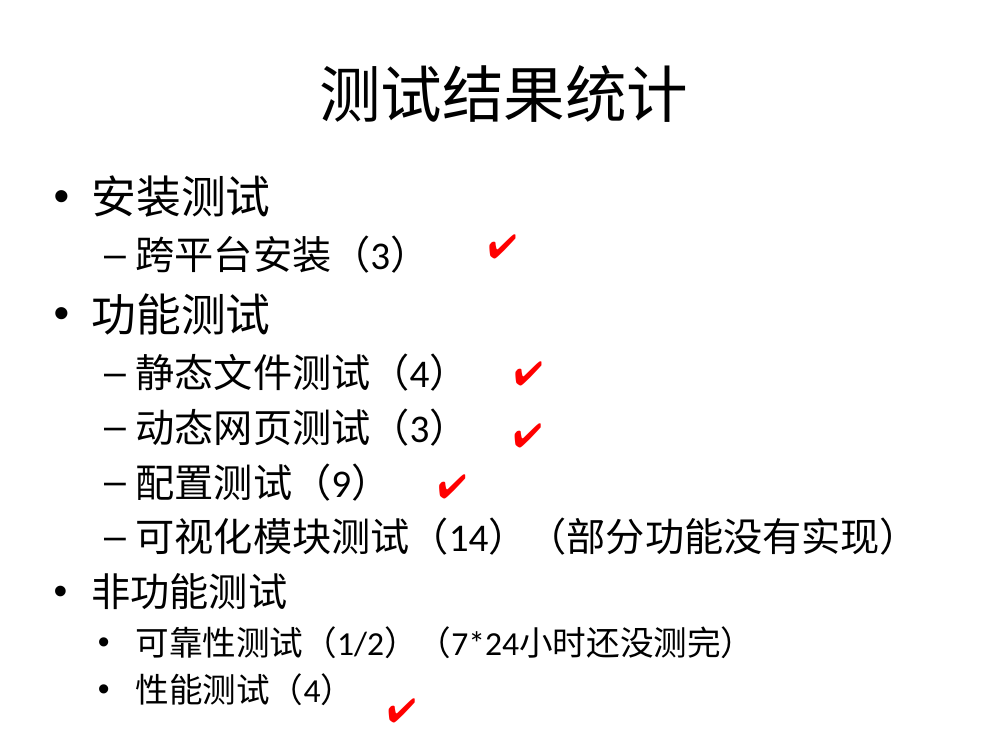
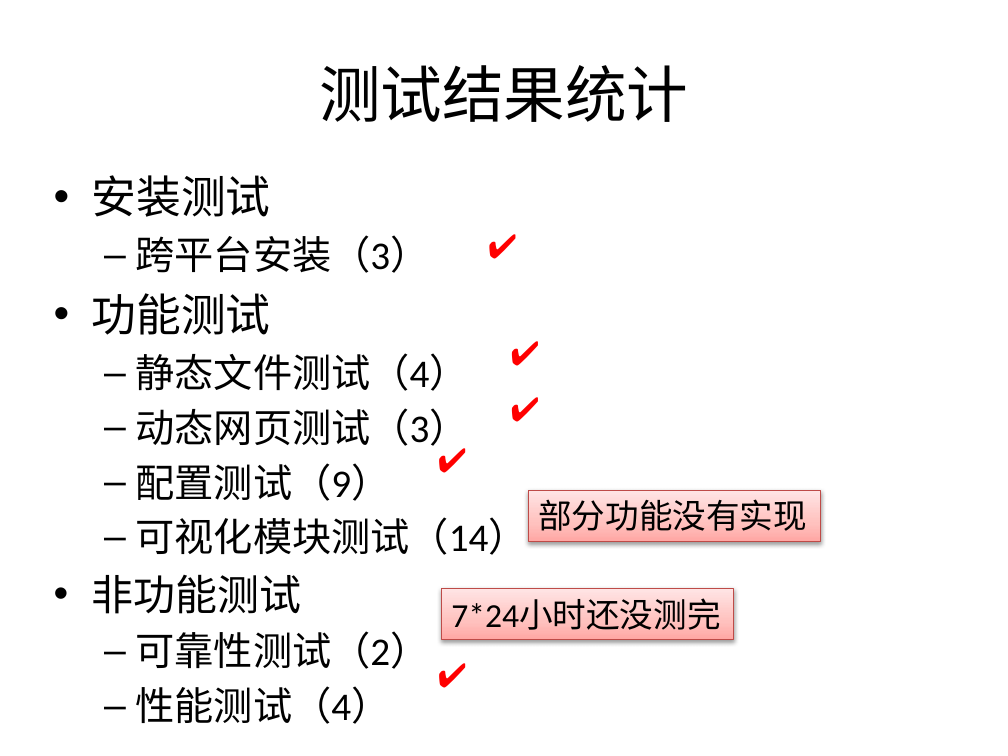
Before and after one commit to bhsei/16TeamC, a slide deck: slide 4 of 2.项目PPT/第十三周进度.pptx. Drawn at 1008x756 pixels with LibreOffice and Linux fonts; fonts in the diff are those of the drawing. Boxes give left, top, right and bottom in pixels: in the first picture for what was removed or moved away, otherwise in the second. Text is boxed around its words. In the diff, an @@ line names an element or a change of style, - is before the commit and + after.

Commit message:
12-更新PPT和测试报告

```diff
--- a/2.项目PPT/第十三周进度.pptx
+++ b/2.项目PPT/第十三周进度.pptx
@@ text "✔": place and size @@
-text "✔" at (504,348,554,398)
+text "✔" at (501,327,551,377)
@@ text "✔": place and size @@
-text "✔" at (503,409,553,460)
+text "✔" at (501,383,551,433)
@@ text "✔": place and size @@
-text "✔" at (427,460,478,510)
+text "✔" at (427,434,478,485)
@@ rectangle added at (528,490,820,540), fill gradient #FFA6A5 to #FFC0BF to #FFE7E7, outline #BF4C48 0.75 pt, 24 pt, text #000000 @@
+部分功能没有实现
@@ text at (136,511,528,555): text changed @@
-  – 可视化模块测试（14）（部分功能没有实现）
+  – 可视化模块测试（14）
@@ text at (92,574,391,724): size 28 to 30 pt in "非功能测试"; size 24 to 28 pt in "性能测试（4）"; bullet • to –; list level 3 to 2 in "性能测试（4）" @@
@@ rectangle added at (442,589,734,639), fill gradient #FFA6A5 to #FFC0BF to #FFE7E7, outline #BF4C48 0.75 pt, 24 pt, text #000000 @@
+7*24小时还没测完
@@ text at (136,631,430,669): text changed; size 24 to 28 pt @@
-    • 可靠性测试（1/2）（7*24小时还没测完）
+  – 可靠性测试（2）
@@ text "✔": place and size @@
-text "✔" at (377,684,427,735)
+text "✔" at (427,649,478,700)
```
Also in this commit, not shown: 3 other slides changed, 1 other file.
